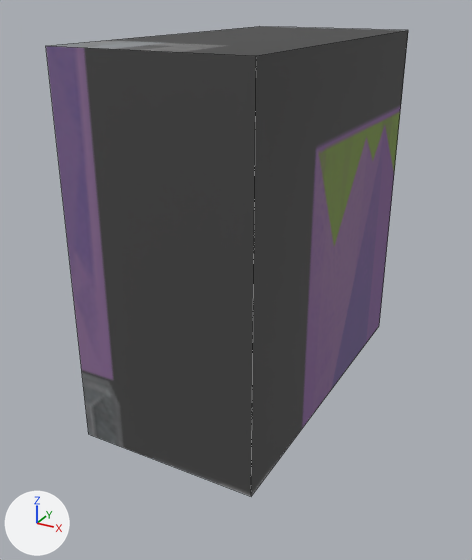
What one commit did to the FBX model Assets/Hamster/RawAssets/half_wall_cap.fbx.
One viewpoint serves both versions: a camera (50 mm lens) standing at (0.0162, -0.0319, 0.0221) and looking at (-0.0004, -0.0017, 0.007). The axes (+X, +Y, +Z) are drawn at lower left. The lights are the same throughout. Mesh edges are drawn as thin lines. Where no turn or scale is listed for an object, it has been applied to the vertices.

The older version as bpy lines, for what is in view:
```python
me_mesh = bpy.data.meshes.new('Mesh')
me_mesh.from_pydata(...)  # 8 vertices, 4 faces; spans x -0.005..0.005, y -0.01..0.01, z 0.0..0.02
me_mesh.materials.append(mat_walls_shader)  # picture img_wall_pieces_tex_jpg
ob_half_wall_cap4 = bpy.data.objects.new('half_wall_cap4', me_mesh)
ob_half_wall_cap4.location = (0.0, 0.0, 0.0)
```
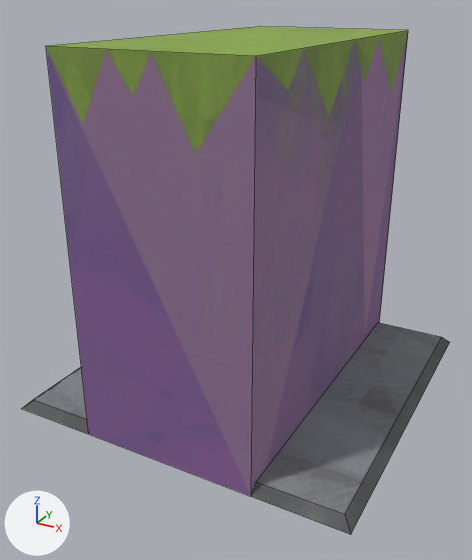
What changed in the scene script:
```text
Change me_mesh:
    used by ob_half_wall_cap4; location = (0.0, 0.0, 0.0)
    remove me_mesh.from_pydata(...)  # 8 vertices, 4 faces; spans x -0.005..0.005, y -0.01..0.01, z 0.0..0.02
    add me_mesh.from_pydata(...)  # 24 vertices, 13 faces; spans x -0.01..0.01, y -0.01..0.01, z 0.0..0.02
    me_mesh part 1
    16 vertices are added at x -0.01..0.01, y -0.01..0.01, z 0.0..0.0005
    9 new faces join them
    me_mesh part 2: 4 kept faces spanning x -0.005..0.005, y -0.01..0.01, z 0.0..0.02 get new texture (UV) coordinates
```

Where the change shows, as pixel boxes (x1, y1, x2, y2) in the pictures (472 x 560 px):
'half_wall_cap4', reshaped (18% wider, 8% taller)
    before: (46, 26, 408, 496)
    after: (22, 26, 450, 535)
part 1 of me_mesh, added
    after: (22, 323, 450, 535)
part 2 of me_mesh, surface changed (black to purple)
    both: (46, 26, 408, 496)
